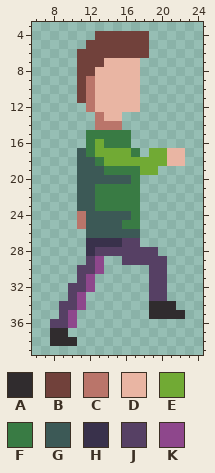
A pixel-art sprite gets an edit: assets/textures/player/run/run_7.png. Above: the version before the commit.
The file is 30x40 pixels. Shown: x 6..24, y 3..39.
Palette (. is transparent): A #302c2e  B #71413b  C #ba756a  D #e9b5a3  E #71aa34  F #397b44  G #3c5956  H #39314b  J #564064  K #8e478c
Pixels before, first column x 8:
 4 .....BBBBBB....
 5 ....BBBBBBB....
 6 ...BBBBBBBB....
 7 ...BBBDDDD.....
 8 ...BBDDDDD.....
 9 ...BCDDDDD.....
10 ...BCDDDDD.....
11 ...BCDDDDD.....
12 ....CDDDDD.....
13 .....CDD.......
14 .....CCC.......
15 ....FFFFF......
16 ....FEFFF......
17 ...GFEEEEF.EEDD
18 ...GGFEEEEEEEDD
19 ...GGGFFFFEE...
20 ...GGGGGGF.....
21 ...GGFFFFF.....
22 ...GGFFFFF.....
23 ...GGFFFFF.....
24 ...CGGGGGF.....
25 ...CGGGGFF.....
26 ....GGGGGG.....
27 ....HHHHJJ.....
28 ....HJJJJJJJ...
29 ....JK..JJJJJ..
30 ...JJK.....JJ..
31 ...JK......JJ..
32 ..JJK......JJ..
33 ..JK.......JJ..
34 .JJK.......AAA.
35 .JK........AAAA
36 JJK............
37 AA.............
38 AAA............
New version:
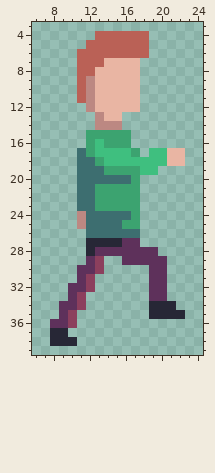
Difference:
{"colour":"A","old":"#302c2e","new":"#272736"}
{"colour":"B","old":"#71413b","new":"#ba6156"}
{"colour":"C","old":"#ba756a","new":"#bc8882"}
{"colour":"E","old":"#71aa34","new":"#3fbf7f"}
{"colour":"F","old":"#397b44","new":"#3ca370"}
{"colour":"G","old":"#3c5956","new":"#3d6e70"}
{"colour":"J","old":"#564064","new":"#5e315b"}
{"colour":"K","old":"#8e478c","new":"#8c3f5d"}
{"y":27,"x":12,"old":"HHHH","new":"AAAA"}
{"y":28,"x":12,"old":"H","new":"A"}
